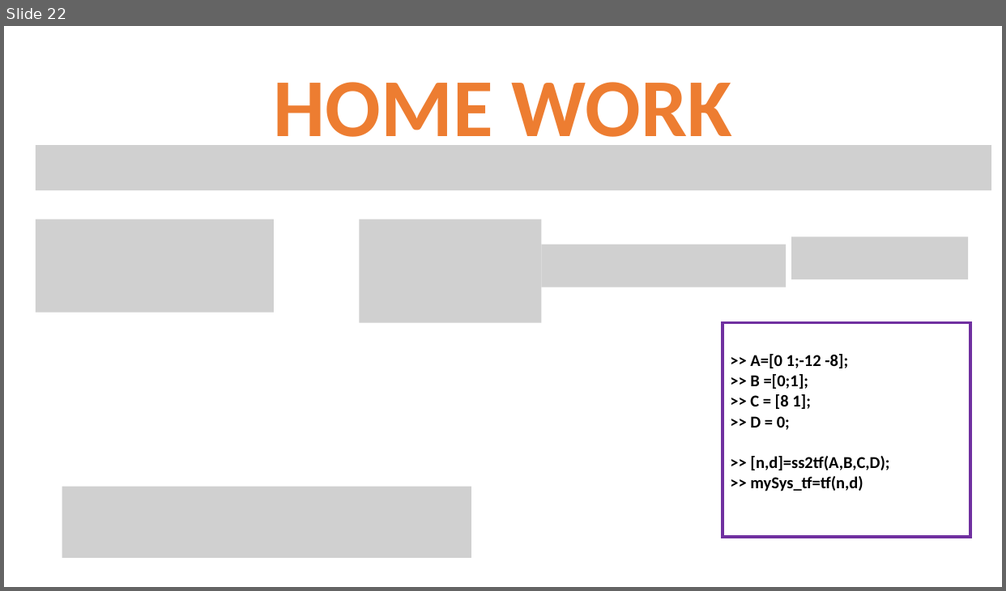
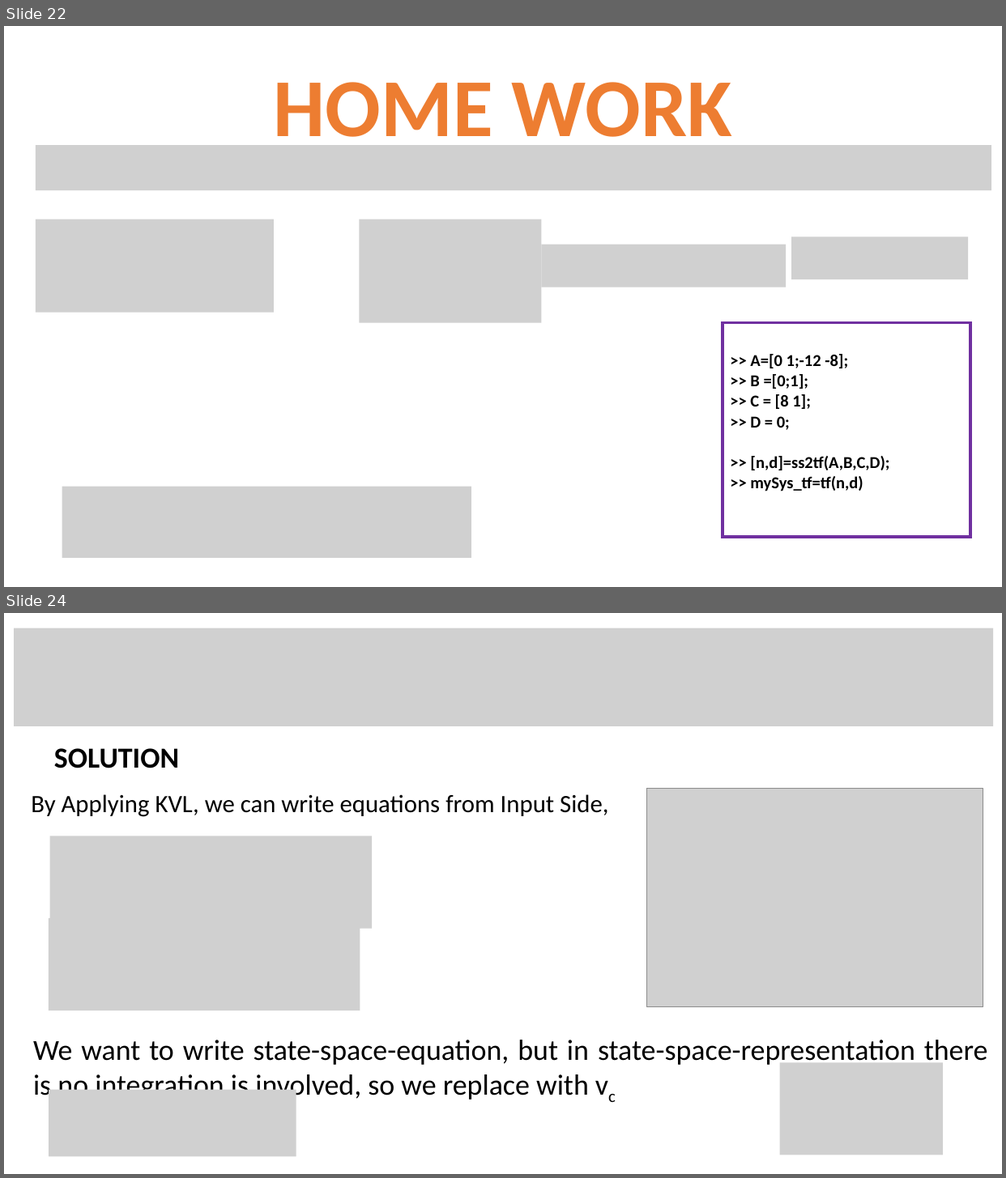
Before and after one commit to niazwazir/LINEAR_CONTROL_SYSTEM, a slide deck: STATE SPACE REPRESENTATION_PART_01.pptx. Shown one above the other, each under a label of ours: slide 22 before the commit, slides 22 and 24 after it; the slides between them are not shown. The pictures are 1006x591 and 1006x1178 pixels, drawn with LibreOffice and Linux fonts; fonts in the diff are those of the drawing; grey boxes stand for pictures. Boxes give left, top, right and bottom in pixels: in the first picture for what was removed or moved away, otherwise in the second. Text is boxed around its words. In the diff, an @@ line names an element or a change of style, - is before the commit and + after.

```diff
--- a/STATE SPACE REPRESENTATION_PART_01.pptx
+++ b/STATE SPACE REPRESENTATION_PART_01.pptx
@@ slide 24 added at (x1=4, y1=613, x2=1002, y2=1174), background #FFFFFF @@
@@ picture added at (x1=14, y1=628, x2=993, y2=726) @@
@@ text added at (x1=54, y1=748, x2=179, y2=769), 28 pt, text #000000, bold @@
+SOLUTION
@@ text added at (x1=31, y1=794, x2=608, y2=817), 24 pt, text #000000 @@
+By Applying KVL, we can write equations from Input Side,
@@ picture added at (x1=647, y1=789, x2=983, y2=1007) @@
@@ picture added at (x1=49, y1=836, x2=372, y2=929) @@
@@ picture added at (x1=49, y1=918, x2=360, y2=1012) @@
@@ text added at (x1=33, y1=1040, x2=988, y2=1103), 28 pt, text #000000 @@
+We want to write state-space-equation, but in state-space-representation there is no integration is involved, so we replace with vc
@@ picture added at (x1=780, y1=1063, x2=943, y2=1156) @@
@@ picture added at (x1=49, y1=1090, x2=296, y2=1157) @@
```
Also in this commit, not shown: 14 other slides added.
